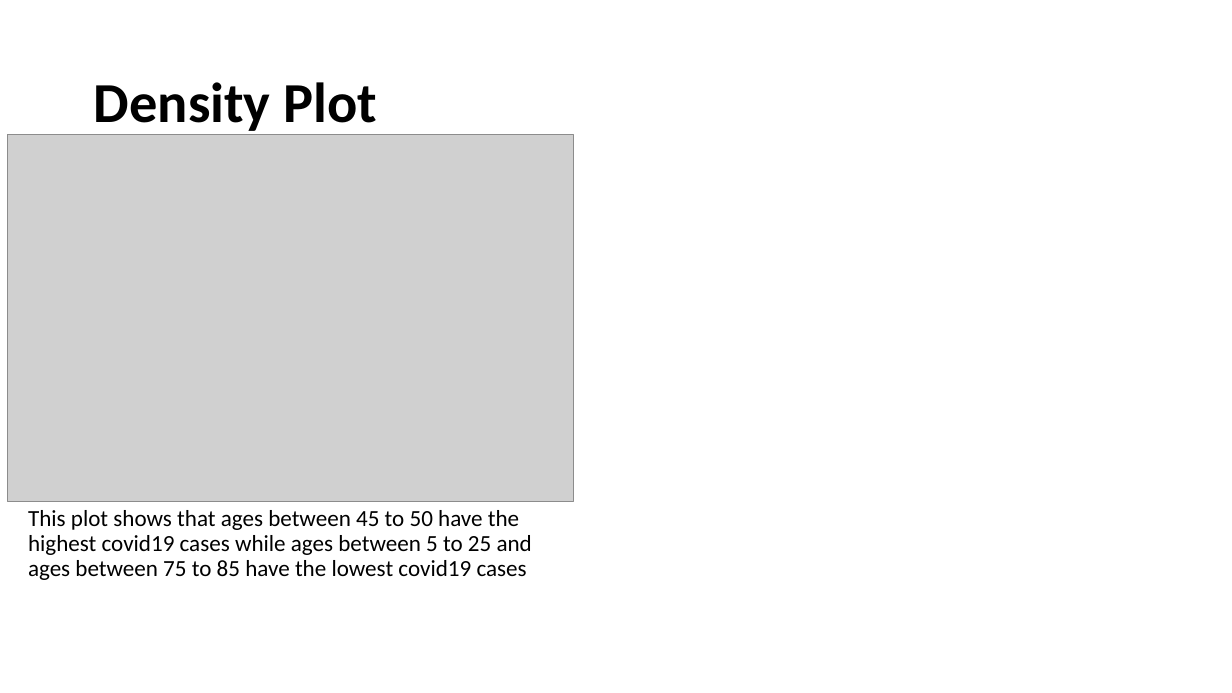
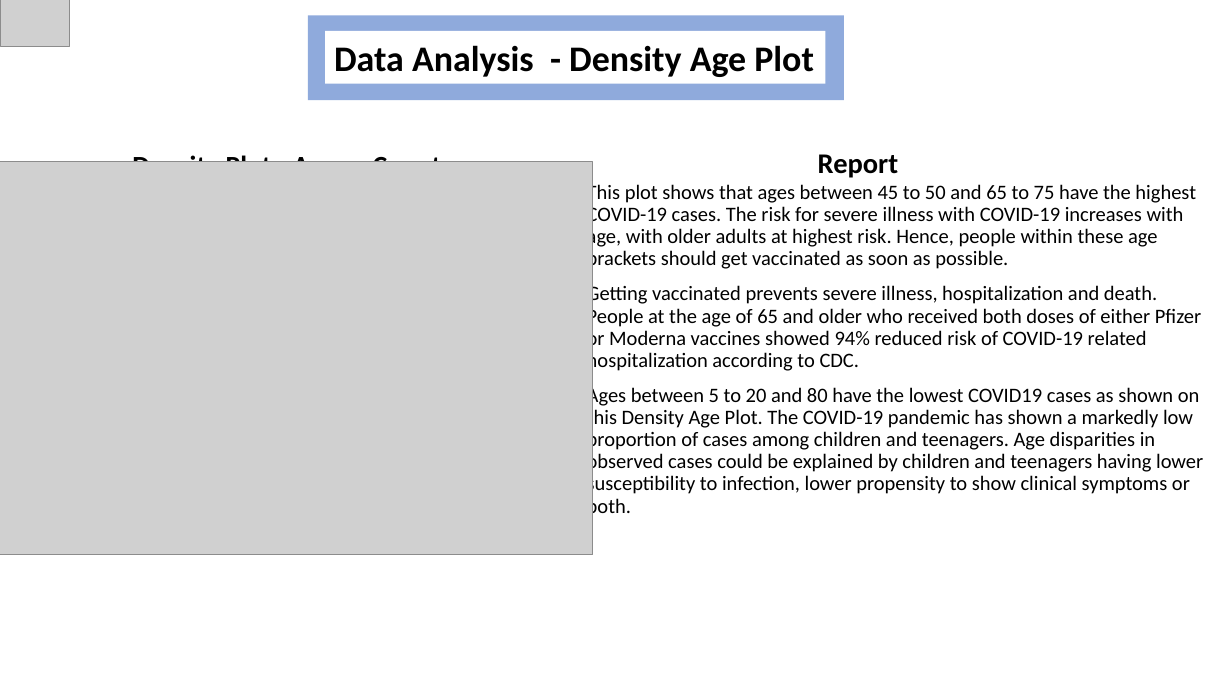
Before and after one commit to SireGift/Exploratory_Data_Analysis_for_COVID19, a slide deck: slide 3 of COVID19_Dataset_Report.pptx. Drawn at 1232x693 pixels with LibreOffice and Linux fonts; fonts in the diff are those of the drawing; grey boxes stand for pictures. Boxes give left, top, right and bottom in pixels: in the first picture for what was removed or moved away, otherwise in the second. Text is boxed around its words. In the diff, an @@ line names an element or a change of style, - is before the commit and + after.

```diff
--- a/COVID19_Dataset_Report.pptx
+++ b/COVID19_Dataset_Report.pptx
@@ picture added at bbox=[0, 0, 69, 46] @@
@@ rectangle added at bbox=[308, 16, 844, 101], fill #8FAADC @@
@@ rectangle added at bbox=[325, 30, 826, 83], fill #FFFFFF, 28 pt, text #000000, bold @@
+Data Analysis - Density Age Plot
@@ picture: place and size @@
-picture at bbox=[7, 134, 573, 502]
+picture at bbox=[0, 162, 593, 555]
@@ title at bbox=[132, 153, 442, 162]: text changed; size 44 to 21.6 pt @@
-Density Plot
+Density Plot - Age vs Count
@@ text added at bbox=[818, 154, 898, 178], 22.2 pt, text #000000, bold @@
+Report
@@ text at bbox=[587, 182, 1203, 519]: text changed; size 18 to 16 pt @@
-This plot shows that ages between 45 to 50 have the highest covid19 cases while ages between 5 to 25 and ages between 75 to 85 have the lowest covid19 cases
+This plot shows that ages between 45 to 50 and 65 to 75 have the highest COVID-19 cases. The risk for severe illness with COVID-19 increases with age, with older adults at highest risk. Hence, people within these age brackets should get vaccinated as soon as possible.
+Getting vaccinated prevents severe illness, hospitalization and death. People at the age of 65 and older who received both doses of either Pfizer or Moderna vaccines showed 94% reduced risk of COVID-19 related hospitalization according to CDC.
+Ages between 5 to 20 and 80 have the lowest COVID19 cases as shown on this Density Age Plot. The COVID-19 pandemic has shown a markedly low proportion of cases among children and teenagers. Age disparities in observed cases could be explained by children and teenagers having lower susceptibility to infection, lower propensity to show clinical symptoms or both.
```
Also in this commit, not shown: 3 other slides changed, 3 slides added, 1 slide removed, 1 other file.
